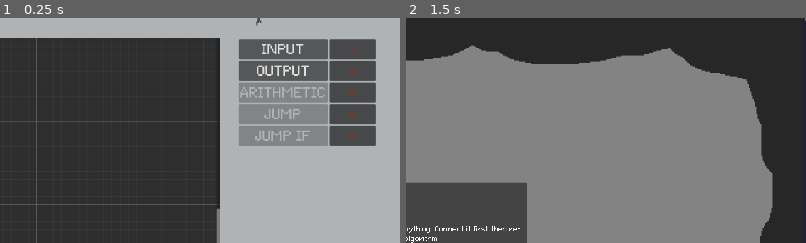
Above: before the commit, frames 1-2 (left to right).
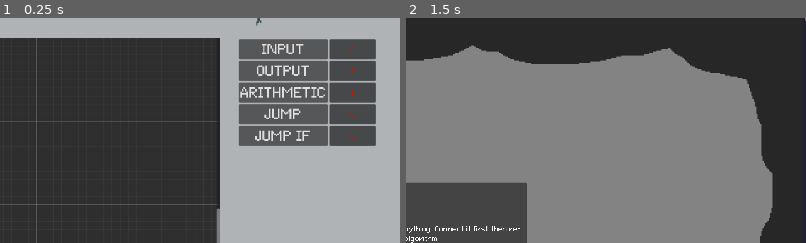
Above: after the commit, the same moments.

Repository: Markdiocre/Card-A-Bot
Game: Godot game, scene res://Main/main.tscn
The game is run twice, just before and just after one commit, with the same random seed, the same clock (stepped at 60 frames per second) and the same inputs.
Inputs:
- Up to frame 1 (0.25 s): no input
- Up to frame 2 (1.5 s): click "Play" at 0.5 s; tap Enter at 1.25 s
The pictures show only the part of the screen within x 50-100%, y 0-50%; the shares and areas given below are measured in that part.

The runs differ from the first frame. In frame 1, 5.5% of the frame differs, in the area x 59-89%, y 28-57%; in frame 2, nothing differs.

Commit message:
DONE INPUT AND OUPUT CARD EFFECTS, Card traversal and not satisfaction error

Diff:
--- a/levels/example.json
+++ b/levels/example.json
@@ -11,13 +11,13 @@
 			"count":3
 		},
 		"art":{
-			"count":0
+			"count":3
 		},
 		"jump":{
-			"count":0
+			"count":3
 		},
 		"jumpif":{
-			"count":0
+			"count":3
 		}
 	}
 }
--- a/scripts/GraphNodes/OutputGraphNode.gd
+++ b/scripts/GraphNodes/OutputGraphNode.gd
@@ -8,9 +8,12 @@
 	set_slot(0,true,0,Color(Color.WHITE),true,0,Color(Color.GREEN))
 
 func perform_operation():
-	if MM.current_box_value == MM.OUTPUTS[MM.output_counter]:
-		print("They are the same")
-		MM.output_counter += 1
-		MM.process_is_done()
+	if MM.current_box_value != null:
+		if MM.current_box_value == MM.OUTPUTS[MM.output_counter]:
+	#		print("They are the same")
+			MM.output_counter += 1
+			MM.process_is_done()
+		else:
+			MM.emit_signal("print_error", "Wrong value")
 	else:
-		print("Ekis ka boi")
+		MM.emit_signal("print_error", "No current value")
--- a/scripts/MainManager.gd
+++ b/scripts/MainManager.gd
@@ -11,6 +11,7 @@
 signal simulation_started()
 signal error_message_closed()
 signal closed_card(from)
+signal getting_connections
 
 
 var current_game_state = 0
@@ -65,10 +66,12 @@
 					set_state(GAME_STATE.ARRANGING)
 					return
 			else:
-				if not is_doing_something:
+				if not is_doing_something and not is_the_end_card:
 					perform_process()
 
+
 func get_this_connection(card_name: String):
+	print("Getting connection of " + card_name)
 	var card_exist = false
 	for link in visualboard.get_connection_list():
 		if link.from == card_name:
@@ -76,22 +79,34 @@
 			card_exist = true
 
 	if card_exist == false:
+		print(card_name + " is the last card")
 		is_the_end_card = true
 		perform_process()
 #		print("The card is the enasdasdasdsdd")
 
 func process_is_done():
-	if not is_the_end_card:
+	print("Process done")
+
+	if is_the_end_card == false:
+
 		get_this_connection(current_graph.to)
 		is_doing_something = false
 
+	elif is_the_end_card == true:
+		if output_counter != OUTPUTS.size():
+			emit_signal("print_error", "Not satisfied")
+		else:
+			print("YOU DID IT LES GOOOOOO")
+
+
 func perform_process():
 	is_doing_something = true
+	current_node = null
 	if is_the_end_card == false:
 		current_node = visualboard.get_node(""+current_graph.from)
 	else:
 		current_node = visualboard.get_node(""+current_graph.to)
-#	print(current_node)
+	print("Performing process of " + current_node.name)
 	current_node.perform_operation()
 
 func instantiate_level(file_path):
@@ -116,5 +131,7 @@
 	is_the_end_card = false
 	input_counter = 0
 	output_counter = 0
+	is_doing_something = false
+	current_box_value = null
 	set_state(GAME_STATE.PLAYING)
 	emit_signal("simulation_started")
